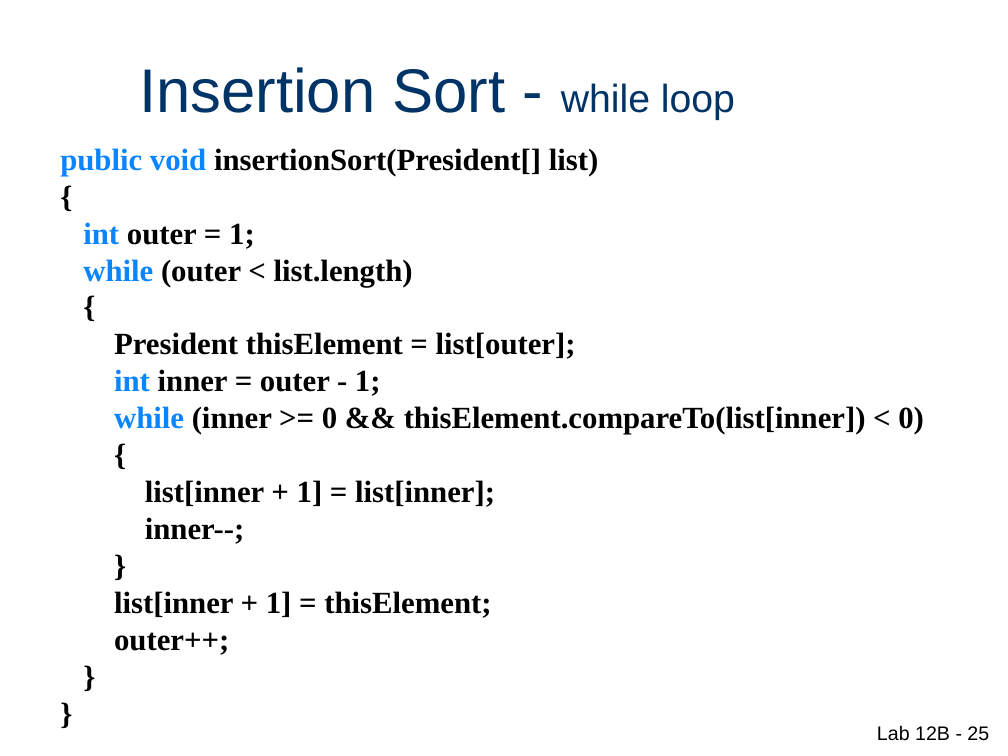
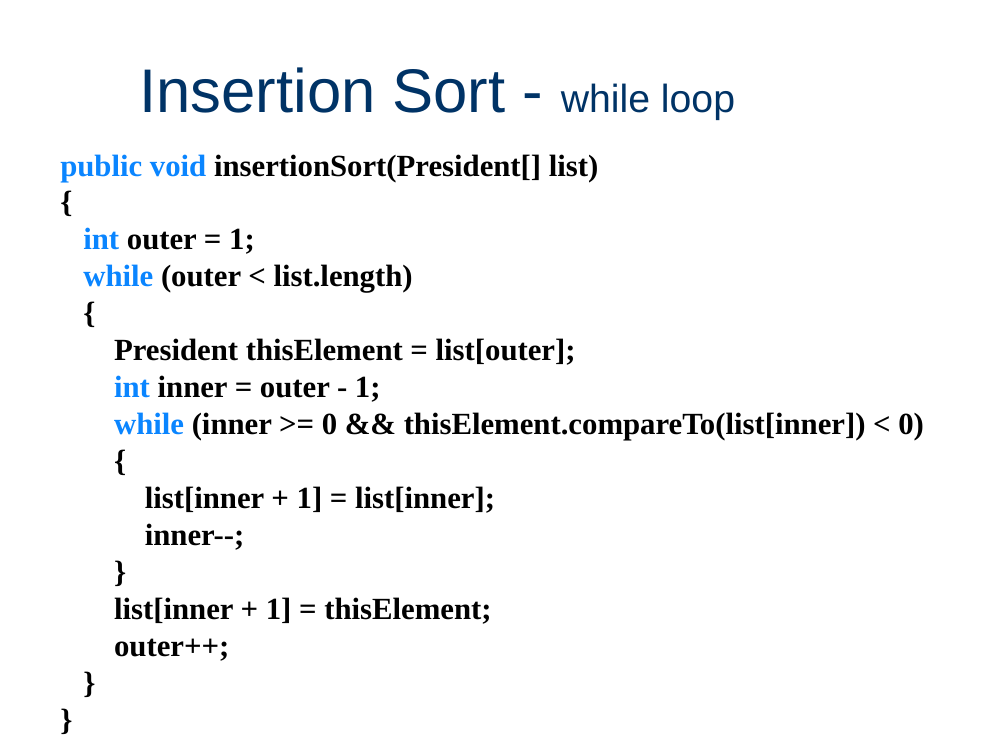
Before and after one commit to Cy-FairCS/cs3, a slide deck: slide 24 of u10b_sorts/notes/n2sorts.pptx (slide 25 before the commit). Drawn at 1008x756 pixels with LibreOffice and Linux fonts; fonts in the diff are those of the drawing. Boxes give left, top, right and bottom in pixels: in the first picture for what was removed or moved away, otherwise in the second. Text is boxed around its words. In the diff, an @@ line names an element or a change of style, - is before the commit and + after.

```diff
--- a/u10b_sorts/notes/n2sorts.pptx
+++ b/u10b_sorts/notes/n2sorts.pptx
@@ text "public void insertionSort(President[] list)": place and size @@
-text "public void insertionSort(President[] list)" at [60,148,924,655]
+text "public void insertionSort(President[] list)" at [60,154,924,661]
@@ page number removed at [877,725,989,741] @@
-Lab 12B - 25
```
Also in this commit, not shown: 20 other slides changed, 2 slides removed.
